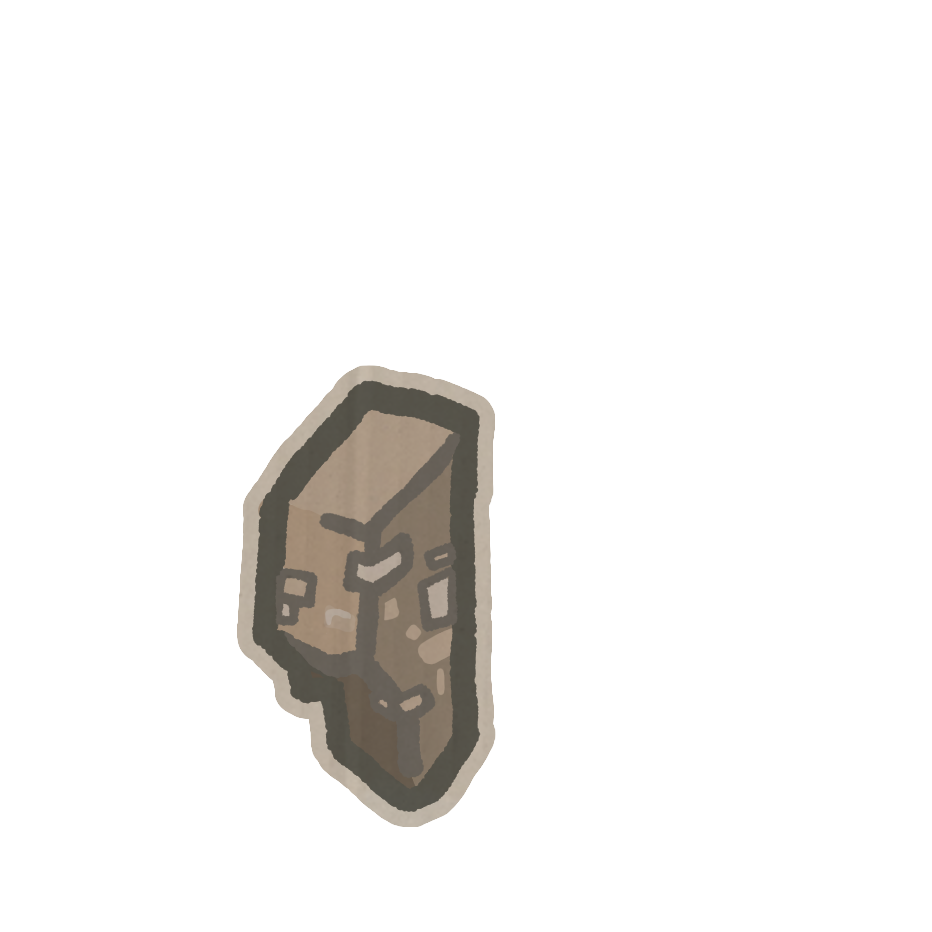
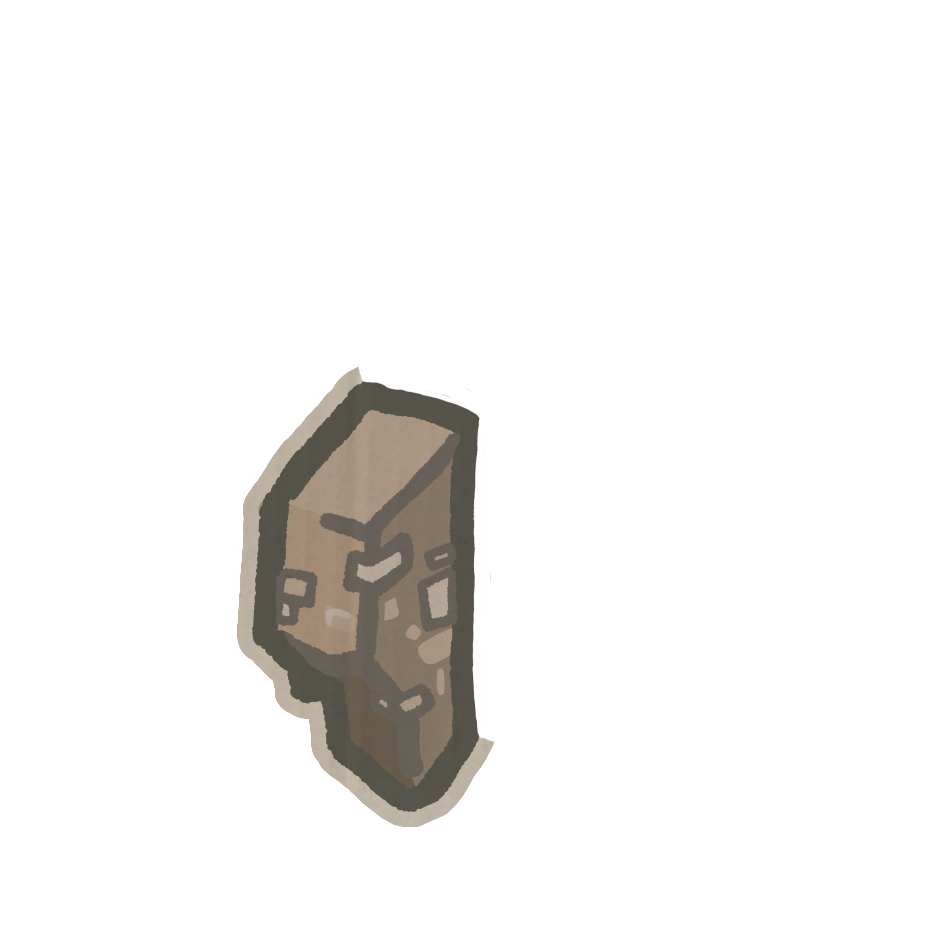
The second (932, 932) image is a revision of the first. Changes to its layers:
pixels changed over [358, 365, 496, 742] (layer not identified)
